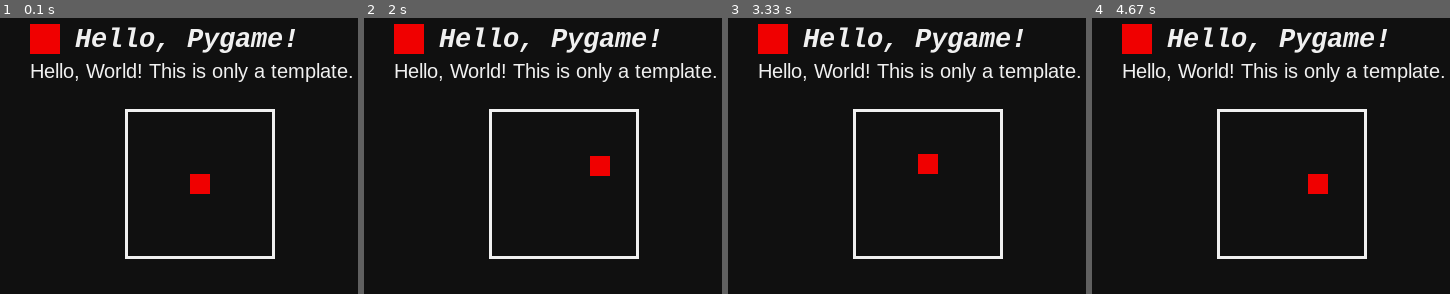
Above: before the commit, frames 1-4 (left to right).
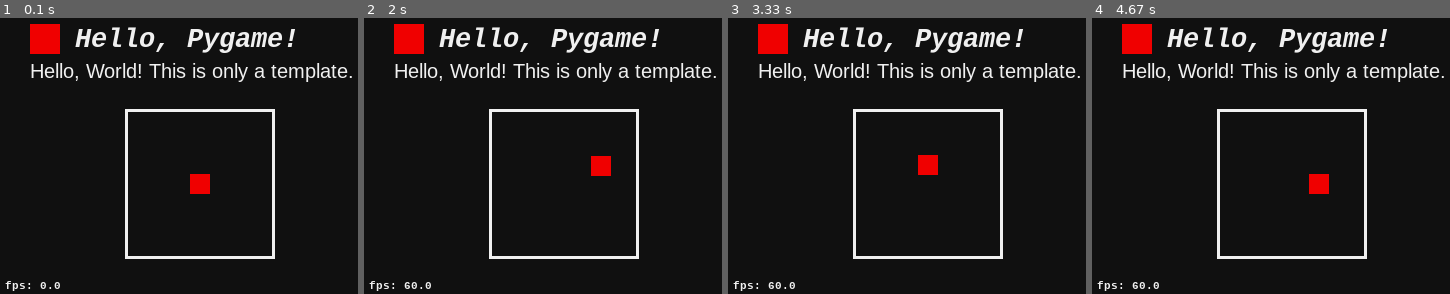
Above: after the commit, the same moments.

Repository: BynJerL/Pygame-Experiment
Game: pygame game, started from hello_world.py
The game is run twice, just before and just after one commit, with the same random seed, the same clock (stepped at 60 frames per second) and the same inputs.
Inputs:
- Up to frame 1 (0.1 s): no input
- Up to frame 2 (2 s): hold Right 0.33-0.8 s; hold Up 0.83-1.13 s; hold Right 1.17-1.63 s; hold Left from 1.67 s (still down)
- Up to frame 3 (3.33 s): release Left at 2.2 s; hold Down 2.23-2.53 s; hold Left 2.57-2.97 s; hold Up from 3 s (still down)
- Up to frame 4 (4.67 s): release Up at 3.37 s; hold Right 3.4-4.03 s; hold Down 4.07-4.43 s; hold Left from 4.47 s (still down)

The runs differ from the first frame. In frame 1, 0.2% of the frame differs, in the area x 1-17%, y 95-99%; in frame 2, 0.2%, in the area x 1-69%, y 50-99%; in frame 3, 0.2%; in frame 4, 0.2%.

Commit message:
Add fps display.

Diff:
--- a/hello_world.py
+++ b/hello_world.py
@@ -64,6 +64,7 @@
 
 heading1 = pg.font.SysFont("consolas", 30, bold=True, italic=True)
 normalText = pg.font.SysFont("arial", 20, bold=False, italic=False)
+subText = pg.font.SysFont("consolas", 12, bold=True)
 text1 = heading1.render("Hello, Pygame!", True, BASE_TEXT_COLOR)
 text2 = normalText.render("Hello, World! This is only a template.", True, BASE_TEXT_COLOR)
 root.blit(text1, (75, 30))
@@ -93,6 +94,10 @@
     pg.draw.rect(root, BASE_TEXT_COLOR, arena, 3)
     player.draw()
 
+    clock.tick(FPS)
+    currentfps = round(clock.get_fps(), 2)
+
+    root.blit(subText.render(f"fps: {currentfps} ", True, BASE_TEXT_COLOR, BASE_BG_COLOR), (5, WINDOW_HEIGHT - 15))
+
     pg.display.flip()
-    clock.tick(FPS)
 pg.quit()
